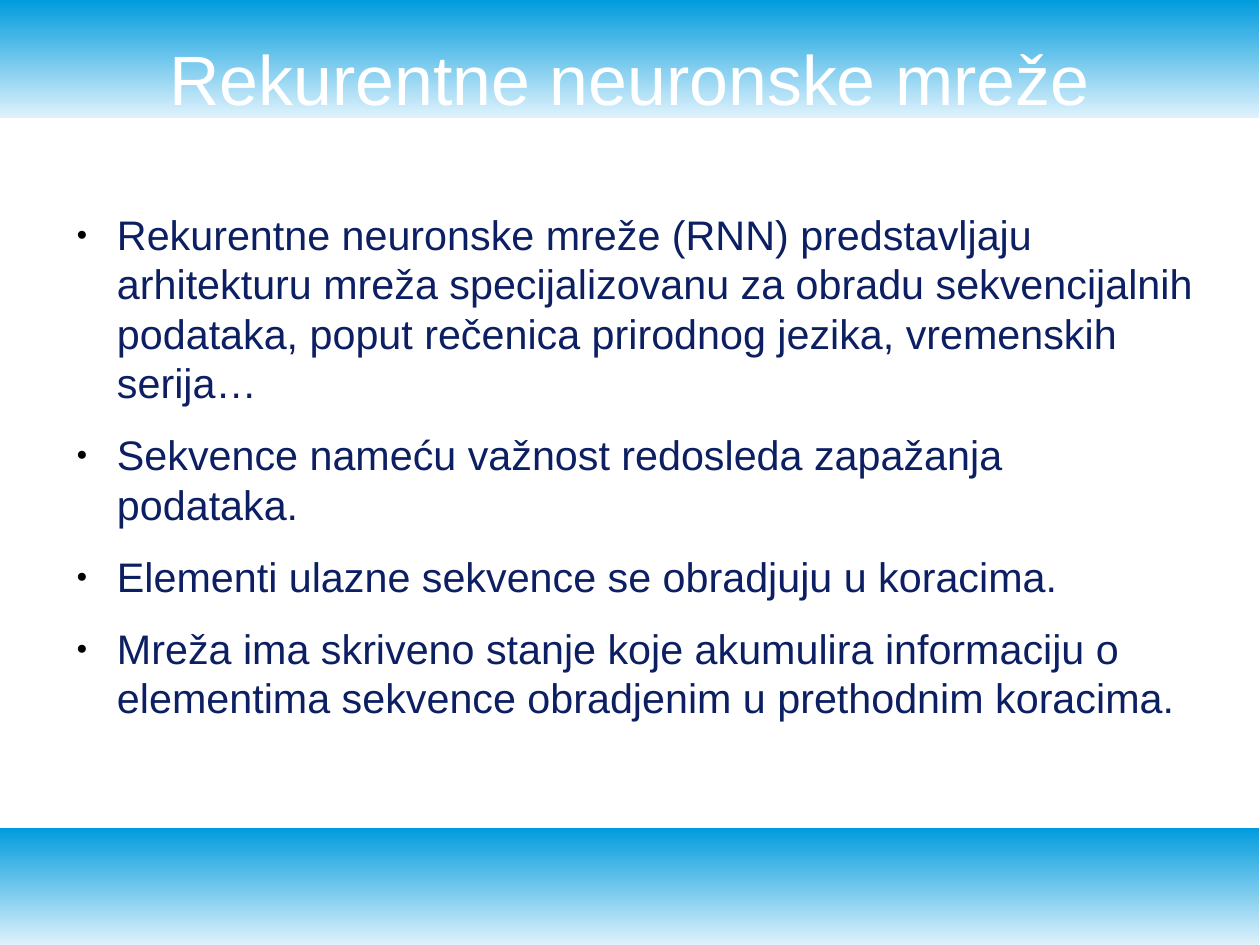
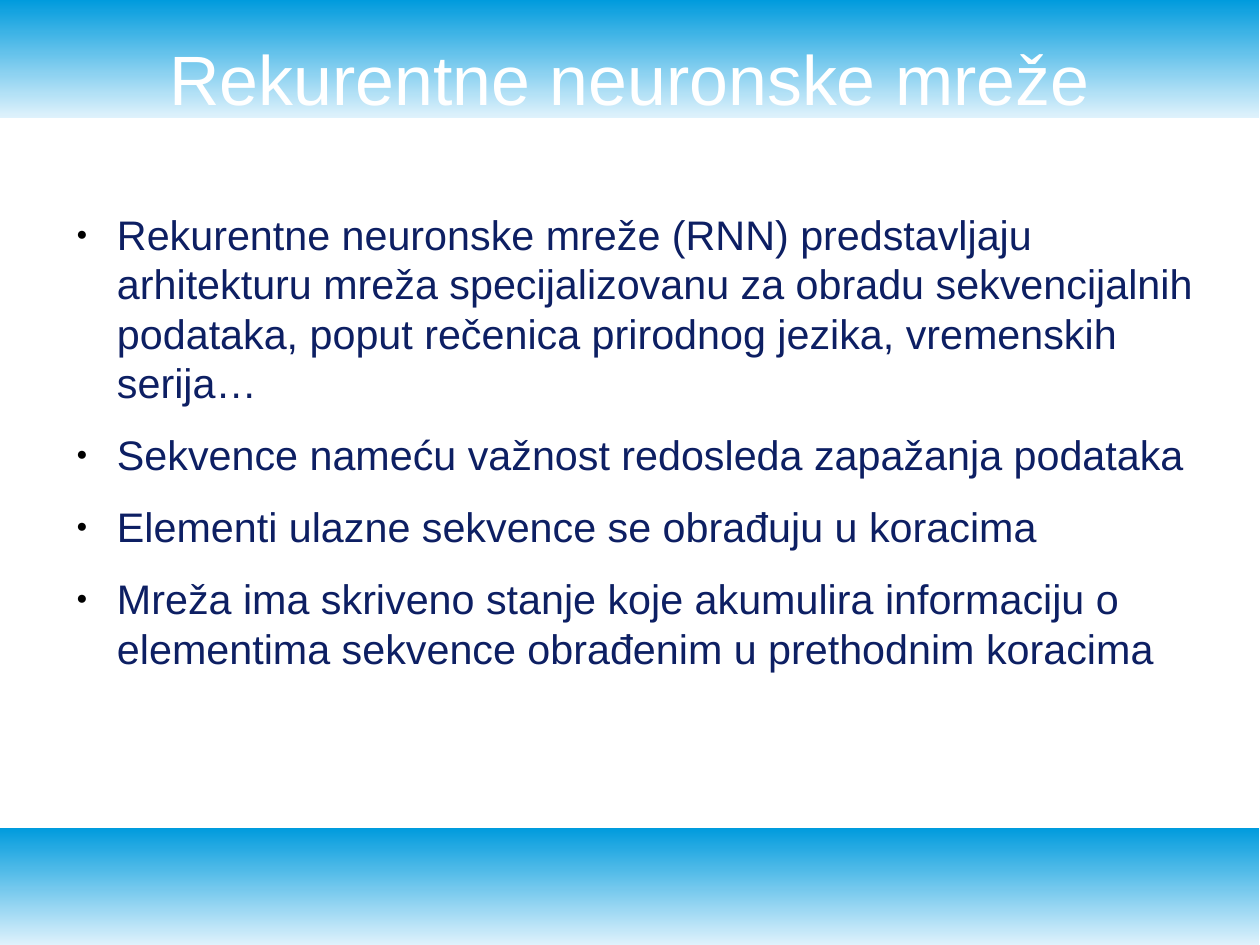
Before and after one commit to NevenaSoldat/text_generation, a slide deck: slide 5 of presentation.odp. Drawn at 1260x945 pixels with LibreOffice and Linux fonts; fonts in the diff are those of the drawing. Boxes give left, top, right and bottom in pixels: in the first picture for what was removed or moved away, otherwise in the second. Text is boxed around its words. In the diff, an @@ line names an element or a change of style, - is before the commit and + after.

```diff
--- a/presentation.odp
+++ b/presentation.odp
@@ text at (117, 439, 1184, 672): text changed @@
-● Sekvence nameću važnost redosleda zapažanja podataka.
-● Elementi ulazne sekvence se obradjuju u koracima.
-● Mreža ima skriveno stanje koje akumulira informaciju o elementima sekvence obradjenim u prethodnim koracima.
+● Sekvence nameću važnost redosleda zapažanja podataka
+● Elementi ulazne sekvence se obrađuju u koracima
+● Mreža ima skriveno stanje koje akumulira informaciju o elementima sekvence obrađenim u prethodnim koracima
```
Also in this commit, not shown: 14 other slides changed, 6 other files.
